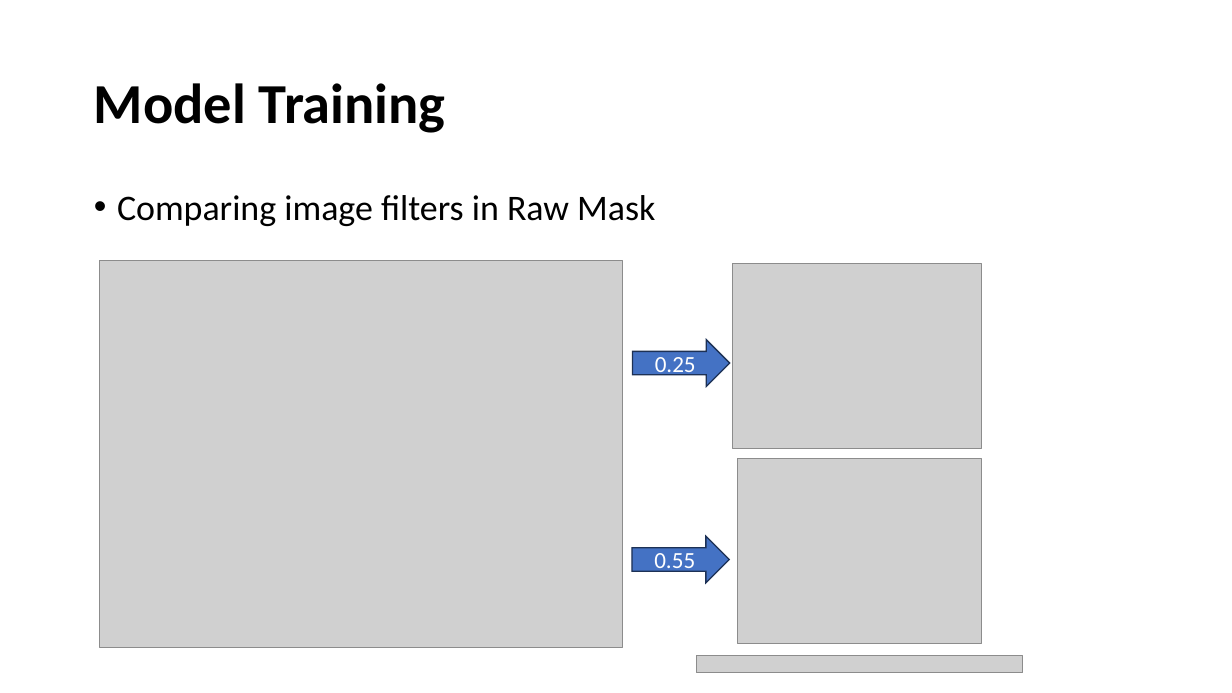
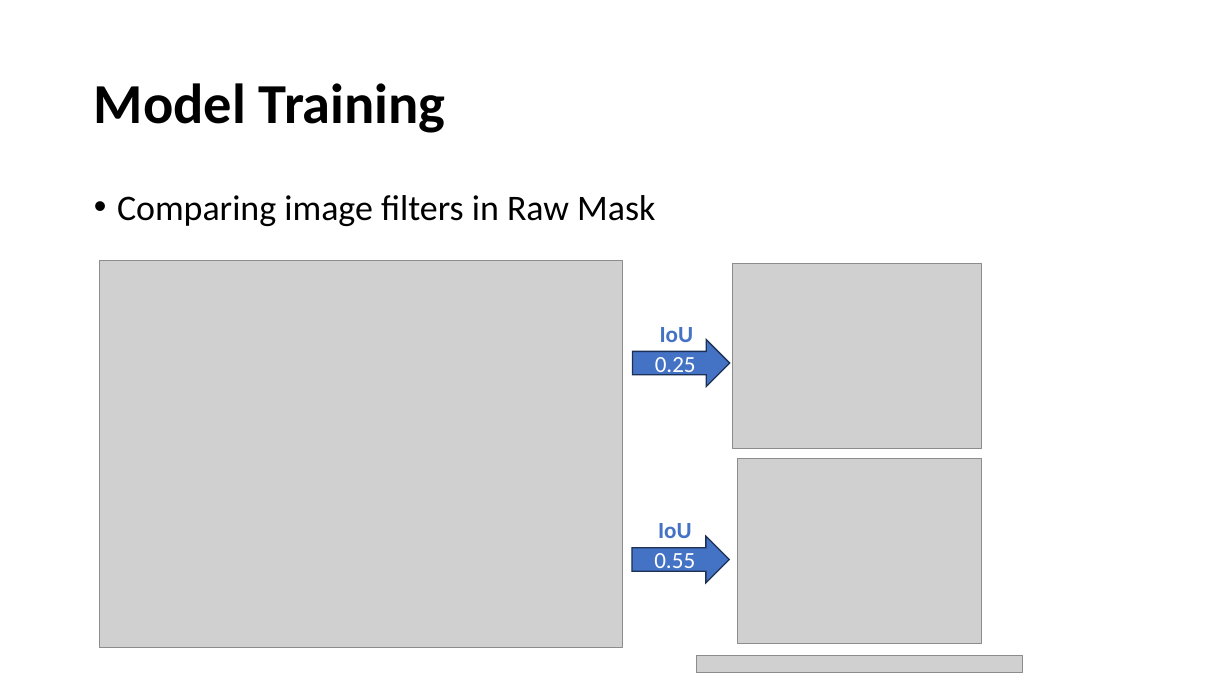
Before and after one commit to rzambrano1/microstructure_semantic_segmentation, a slide deck: slide 12 of Presentation/Semantic Segmentation with Deep Learning for Microstructural Characterization.pptx. Drawn at 1232x693 pixels with LibreOffice and Linux fonts; fonts in the diff are those of the drawing; grey boxes stand for pictures. Boxes give left, top, right and bottom in pixels: in the first picture for what was removed or moved away, otherwise in the second. Text is boxed around its words. In the diff, an @@ line names an element or a change of style, - is before the commit and + after.

```diff
--- a/Presentation/Semantic Segmentation with Deep Learning for Microstructural Characterization.pptx
+++ b/Presentation/Semantic Segmentation with Deep Learning for Microstructural Characterization.pptx
@@ text added at <box>660,327,694,342</box>, 18 pt, text #4472C4, bold @@
+IoU
@@ text added at <box>658,523,692,538</box>, 18 pt, text #4472C4, bold @@
+IoU
```
Also in this commit, not shown: 3 other slides changed, 3 other files.
